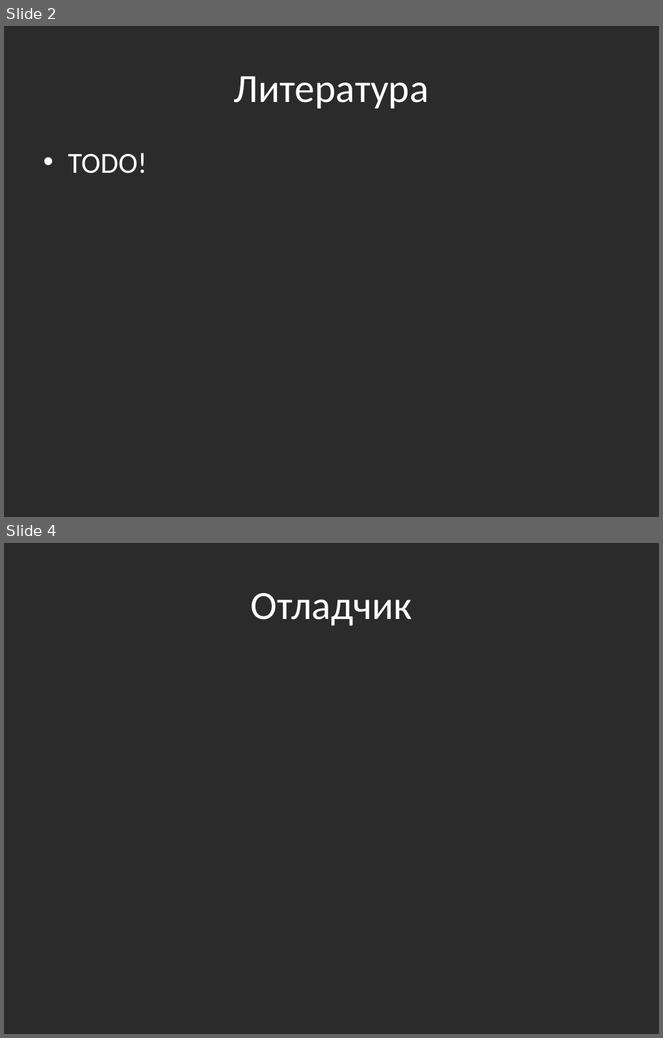
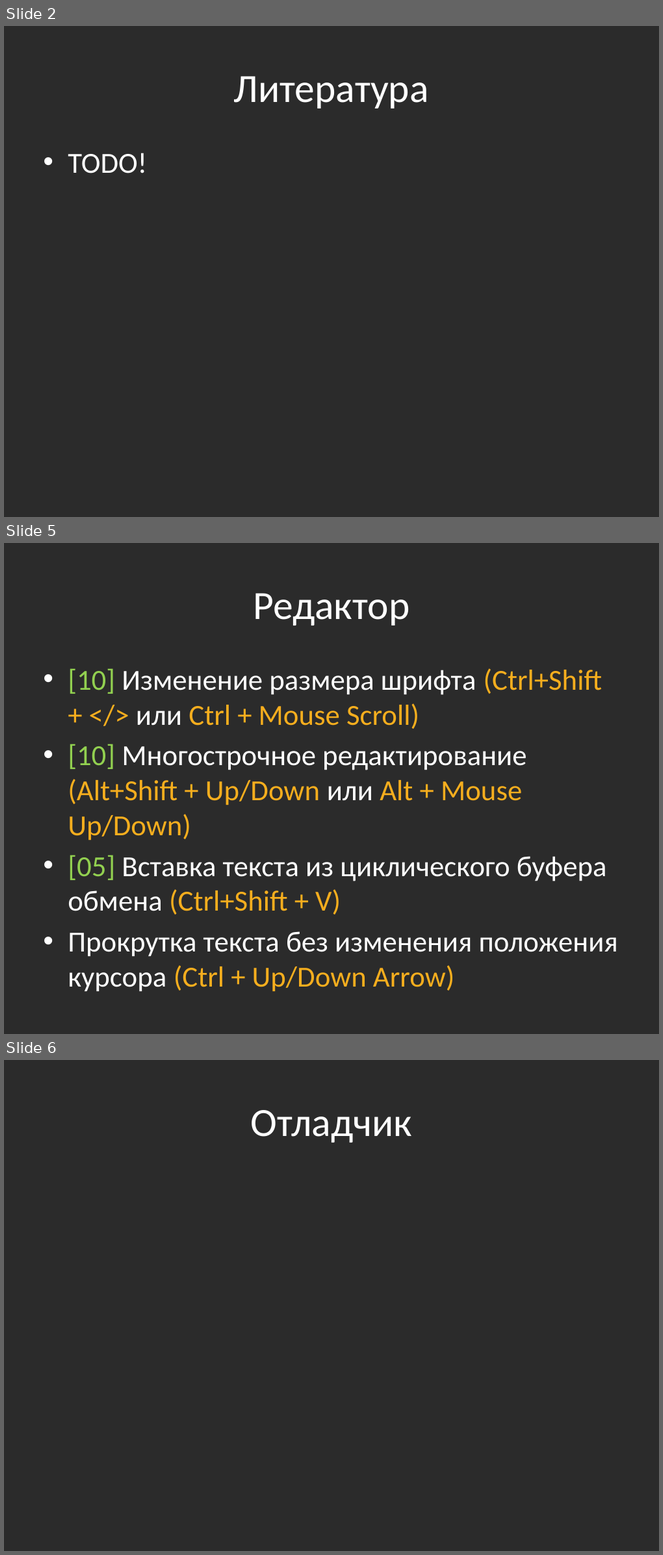
Before and after one commit to bazile/Training, a slide deck: Presentation/visual-studio.pptx. Shown one above the other, each under a label of ours: slides 2 and 4 before the commit, slides 2, 5 and 6 after it; the slides between them are not shown. The pictures are 663x1038 and 663x1555 pixels, drawn with LibreOffice and Linux fonts; fonts in the diff are those of the drawing; background and template pictures are left out; a plain dark background stands for a picture behind light text. Boxes give left, top, right and bottom in pixels: in the first picture for what was removed or moved away, otherwise in the second. Text is boxed around its words. In the diff, an @@ line names an element or a change of style, - is before the commit and + after.

```diff
--- a/Presentation/visual-studio.pptx
+++ b/Presentation/visual-studio.pptx
@@ slide 5 added at [4,543,659,1034], background picture (left out) @@
@@ title added at [253,593,410,626], 44 pt, text #FFFFFF @@
+Редактор
@@ text added at [68,668,618,992], 32 pt, text #FFFFFF @@
+• [10] Изменение размера шрифта (Ctrl+Shift + </> или Ctrl + Mouse Scroll)
+• [10] Многострочное редактирование (Alt+Shift + Up/Down или Alt + Mouse Up/Down)
+• [05] Вставка текста из циклического буфера обмена (Ctrl+Shift + V)
+• Прокрутка текста без изменения положения курсора (Ctrl + Up/Down Arrow)
@@ what was slide 4 is now slide 6 @@
```
Also in this commit, not shown: 2 slides changed, 2 other slides added, 1 slide removed, 2 other files.
